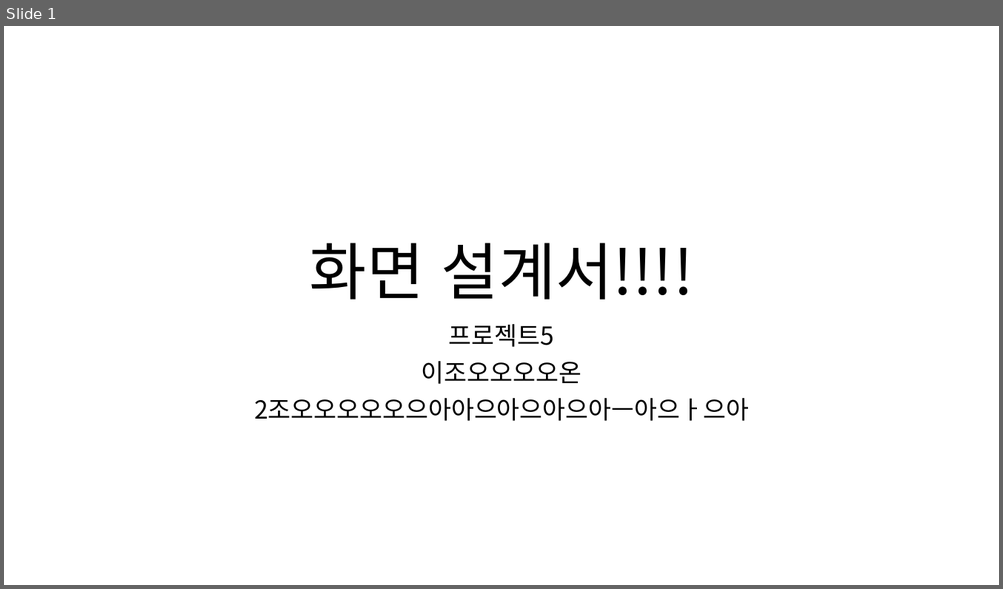
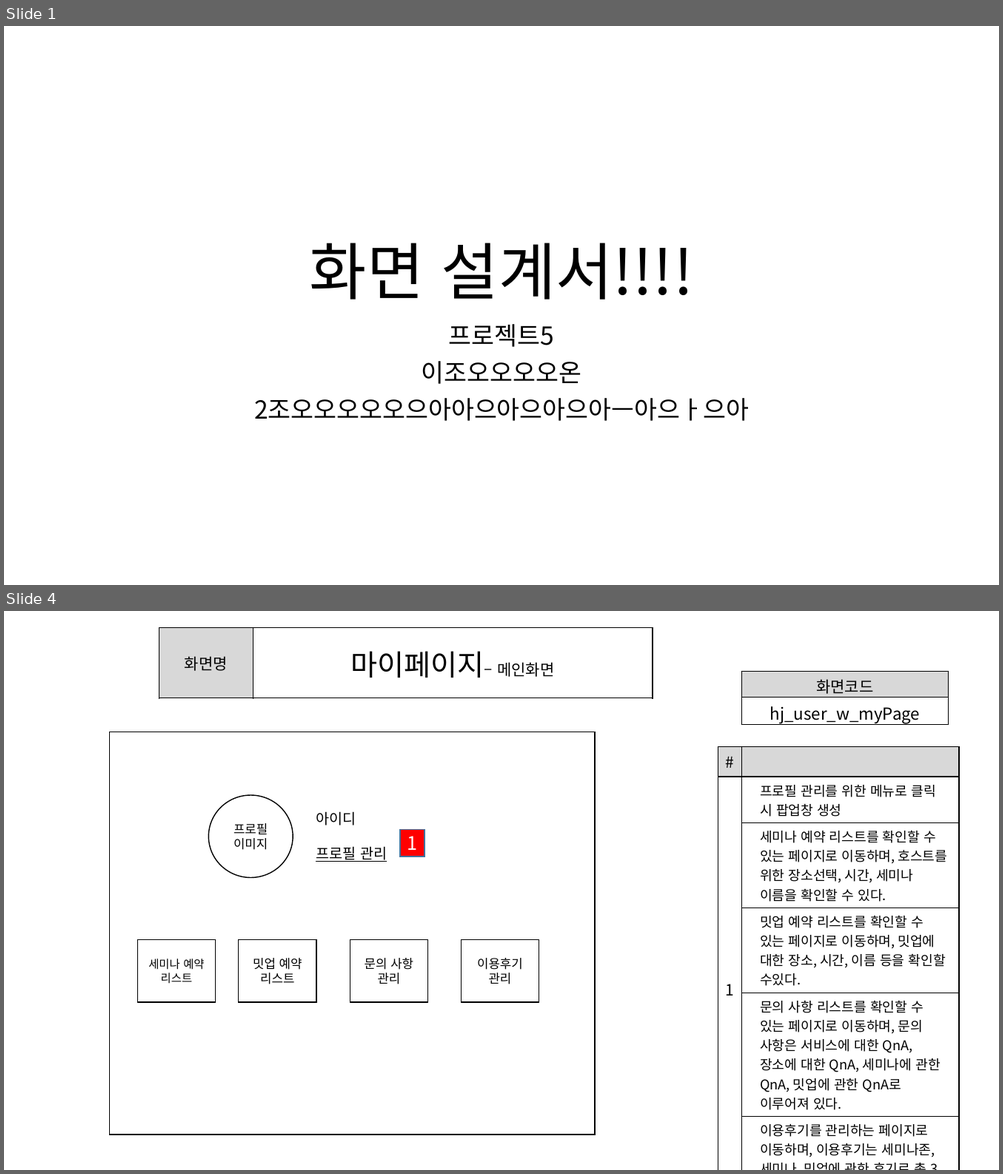
Before and after one commit to ezenteam2/e-Zone, a slide deck: 0 발표용 파워포인트/0403 1차발표/0403 project05 - 파워포인트 - 형준.pptx. Shown one above the other, each under a label of ours: slide 1 before the commit, slides 1 and 4 after it; the slides between them are not shown. The pictures are 1003x589 and 1003x1174 pixels, drawn with LibreOffice and Linux fonts; fonts in the diff are those of the drawing. Boxes give left, top, right and bottom in pixels: in the first picture for what was removed or moved away, otherwise in the second. Text is boxed around its words. In the diff, an @@ line names an element or a change of style, - is before the commit and + after.

```diff
--- a/0 발표용 파워포인트/0403 1차발표/0403 project05 - 파워포인트 - 형준.pptx
+++ b/0 발표용 파워포인트/0403 1차발표/0403 project05 - 파워포인트 - 형준.pptx
@@ slide 4 added at (4,611,999,1170), background #FFFFFF @@
@@ table added at (159,627,652,698), 1 rows, 2 columns @@
+화면명 | 마이페이지– 메인화면
@@ table added at (741,672,948,726), 2 rows, 1 columns @@
+화면코드
+hj_user_w_myPage
@@ rectangle added at (109,732,595,1135), outline #000000 1 pt @@
@@ table added at (718,747,959,1161), 6 rows, 2 columns @@
+# | 
+1 | 프로필 관리를 위한 메뉴로 클릭 시 팝업창 생성
+ | 세미나 예약 리스트를 확인할 수 있는 페이지로 이동하며, 호스트를 위한 장소선택, 시간, 세미나 이름을 확인할 수 있다.
+ | 밋업 예약 리스트를 확인할 수 있는 페이지로 이동하며, 밋업에 대한 장소, 시간, 이름 등을 확인할 수있다.
+ | 문의 사항 리스트를 확인할 수 있는 페이지로 이동하며, 문의 사항은 서비스에 대한 QnA, 장소에 대한 QnA, 세미나에 관한 QnA, 밋업에 관한 QnA로 이루어져 있다.
+ | 이용후기를 관리하는 페이지로 이동하며, 이용후기는 세미나존, 세미나, 밋업에 관한 후기로 총 3가지 종류가 존재하낟.
@@ ellipse added at (208,795,293,878), outline #000000 1 pt, 12 pt, text #000000 @@
+프로필이미지
@@ text added at (316,812,387,862), 14 pt, text #000000, underline @@
+아이디
+프로필 관리
@@ rectangle added at (400,829,425,857), fill #FF0000, outline #43739E 1 pt, 18 pt, text #FFFFFF @@
+1
@@ rectangle added at (137,940,216,1002), outline #000000 1 pt, 11 pt, text #000000 @@
+세미나 예약 리스트
@@ rectangle added at (239,940,316,1002), outline #000000 1 pt, 12 pt, text #000000 @@
+밋업 예약
+리스트
@@ rectangle added at (350,940,429,1002), outline #000000 1 pt, 12 pt, text #000000 @@
+문의 사항
+관리
@@ rectangle added at (461,940,539,1002), outline #000000 1 pt, 12 pt, text #000000 @@
+이용후기 관리
```
Also in this commit, not shown: 7 other slides added, 3 other files.
